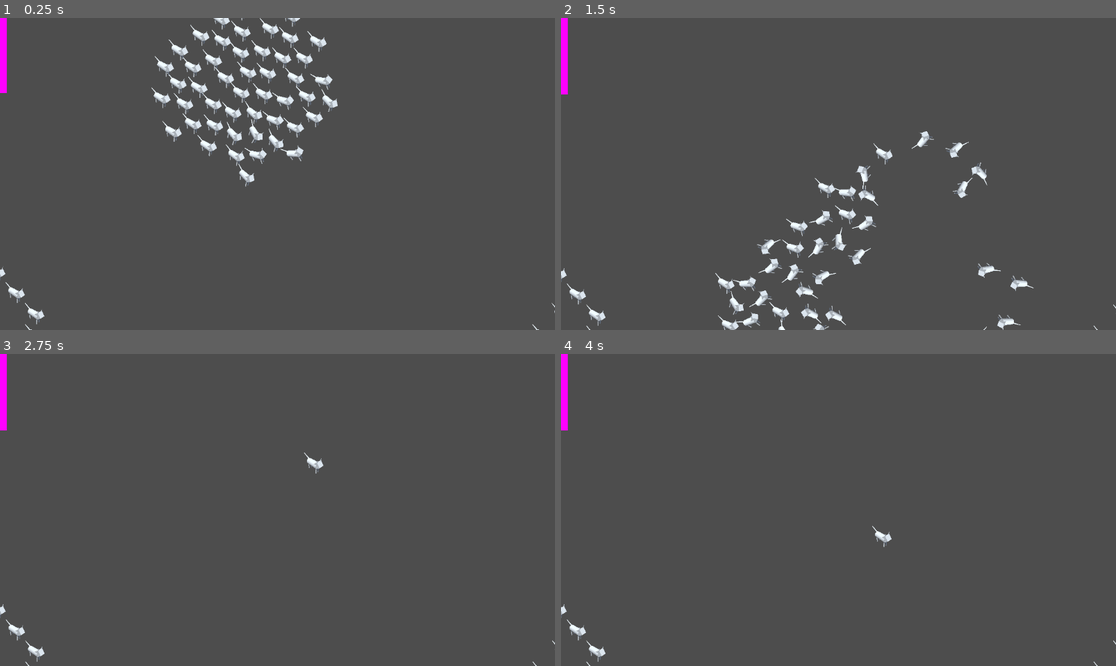
Above: before the commit, frames 1-4 (two rows, left to right).
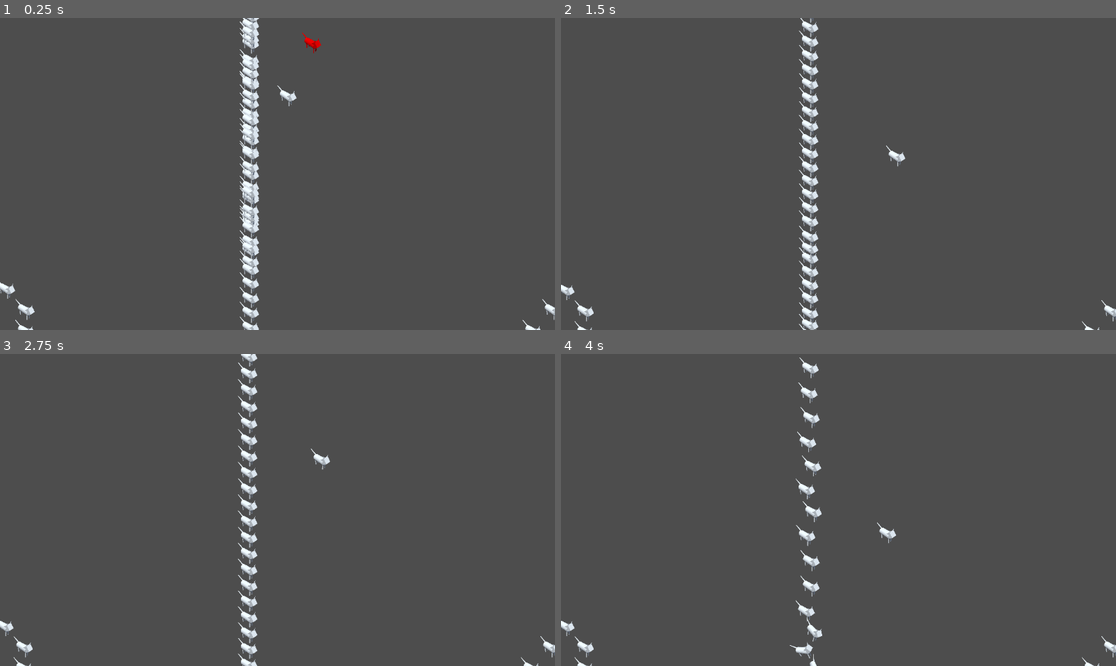
Above: after the commit, the same moments.

Repository: Nova840/LudumDare57
Game: Godot game, scene res://scenes/game.tscn
The game is run twice, just before and just after one commit, with the same random seed, the same clock (stepped at 60 frames per second) and the same inputs.
Inputs (mouse positions are in pixels of both pictures, inside the frame that each line leads up to):
- Up to frame 1 (0.25 s): no input
- Up to frame 2 (1.5 s): move the mouse to (960, 158) at 0.52 s; click (960, 158) at 0.6 s; move the mouse to (727, 189) at 1.27 s; click (727, 189) at 1.35 s
- Up to frame 3 (2.75 s): move the mouse to (333, 441) at 2.02 s; click (333, 441) at 2.1 s
- Up to frame 4 (4 s): move the mouse to (810, 572) at 2.77 s; click (810, 572) at 2.85 s; move the mouse to (1005, 556) at 3.52 s; click (1005, 556) at 3.6 s

The runs differ from the first frame. In frame 1, 6.4% of the frame differs, in the area x 0-100%, y 0-100%; in frame 2, 5.2%; in frame 3, 2.4%; in frame 4, 1.9%.

Commit message:
Change item picking uping

Diff:
--- a/scenes/game.tscn
+++ b/scenes/game.tscn
@@ -25,10 +25,12 @@
 [node name="Game" type="Node"]
 
 [node name="Hand" type="RigidBody2D" parent="."]
+position = Vector2(83, 12)
 collision_layer = 2
 script = ExtResource("1_yqjtg")
 hand_move_speed = 10.0
 hand_max_speed = 200.0
+pick_up_mask = 4
 
 [node name="CollisionShape2D" type="CollisionShape2D" parent="Hand"]
 shape = SubResource("CircleShape2D_iywne")
@@ -54,7 +56,7 @@
 [node name="Kitty" type="Node" parent="."]
 
 [node name="RigidBody2D" type="RigidBody2D" parent="Kitty"]
-position = Vector2(11, -189)
+position = Vector2(129, -76)
 collision_layer = 4
 collision_mask = 7
 metadata/red_kitty = true
--- a/scripts/hand.gd
+++ b/scripts/hand.gd
@@ -4,8 +4,11 @@
 
 @export var hand_move_speed: float
 @export var hand_max_speed: float
+@export_flags_2d_physics var pick_up_mask: int
 
 var holding: RigidBody2D = null
+
+var holding_local_offset: Vector2
 
 
 func _process(delta: float) -> void:
@@ -13,6 +16,7 @@
 		var space := get_world_2d().direct_space_state
 		var parameters := PhysicsPointQueryParameters2D.new()
 		parameters.position = get_global_mouse_position()
+		parameters.collision_mask = pick_up_mask
 		var result := space.intersect_point(parameters)
 		for i in range(result.size() - 1, -1, -1):
 			if result[i]["collider"] is not RigidBody2D:
@@ -20,6 +24,7 @@
 		if result.size() > 0:
 			var rigidbody: RigidBody2D = result[0]["collider"]
 			holding = rigidbody
+			holding_local_offset = to_local(holding.global_position)
 	elif Input.is_action_just_released("Click"):
 		holding = null
 
@@ -31,4 +36,4 @@
 	linear_velocity = (target_global_position - global_position) / delta
 
 	if is_instance_valid(holding):
-		holding.linear_velocity = (get_global_mouse_position() - holding.global_position) / delta
+		holding.linear_velocity = (to_global(holding_local_offset) - holding.global_position) / delta
